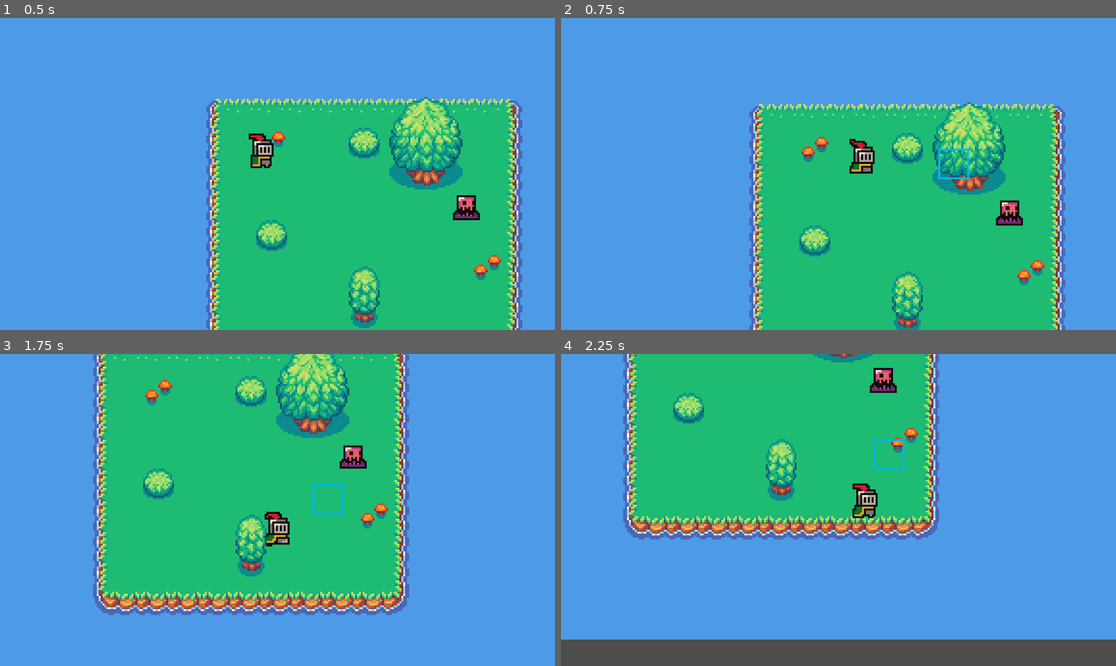
Above: before the commit, frames 1-4 (two rows, left to right).
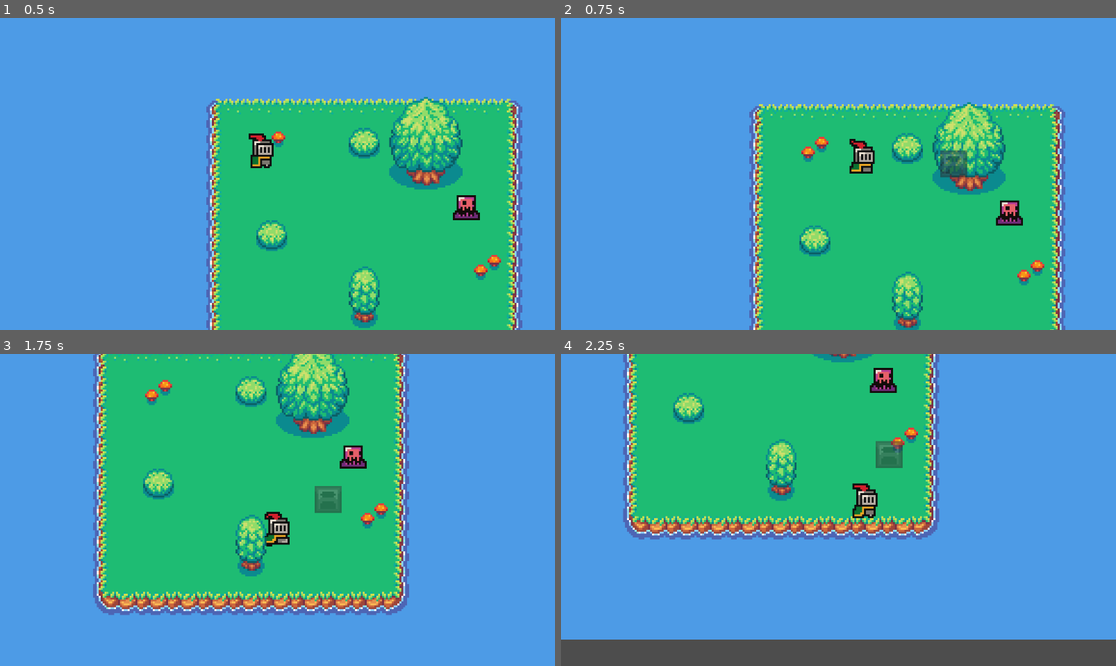
Above: after the commit, the same moments.

Repository: AlexAb123/May-Term
Game: Godot game, scene res://Scenes/Main.tscn
Same seed, same stepped clock (60 frames per second), same inputs: the game is played once before the commit and once after it.
Inputs (mouse positions are in pixels of both pictures, inside the frame that each line leads up to):
- Up to frame 1 (0.5 s): no input
- Up to frame 2 (0.75 s): move the mouse to (960, 158) at 0.52 s; hold D (move_right) from 0.53 s (still down); tap X (x) at 0.6 s; click (960, 158) at 0.67 s
- Up to frame 3 (1.75 s): tap Z (z) at 0.8, 1.35 s; move the mouse to (316, 503) at 1.27 s; release D (move_right) at 1.28 s; hold S (move_down) from 1.28 s (still down); click (316, 503) at 1.42 s; tap X (x) at 1.55 s
- Up to frame 4 (2.25 s): move the mouse to (894, 441) at 2.02 s; release S (move_down) at 2.03 s; hold D (move_right) from 2.03 s (still down); tap X (x) at 2.1 s

Frame 1 is identical in both runs. In frame 2, 0.5% of the frame differs, in the area x 67-74%, y 41-52%; in frame 3, 0.6%, in the area x 56-62%, y 41-52%; in frame 4, 0.6%.

Commit message:
Furnace working

Diff:
--- a/Resources/Items/ITEM_Coal.tres
+++ b/Resources/Items/ITEM_Coal.tres
@@ -1,8 +1,10 @@
-[gd_resource type="Resource" script_class="Item" load_steps=2 format=3 uid="uid://pl5aig4uuqis"]
+[gd_resource type="Resource" script_class="Item" load_steps=3 format=3 uid="uid://pl5aig4uuqis"]
 
 [ext_resource type="Script" path="res://Scripts/Resource Scripts/Item Scripts/Item.gd" id="1_lmm7v"]
+[ext_resource type="Texture2D" uid="uid://5wkpjecv01nj" path="res://assets/Custom Sprites/Coal.png" id="2_s0xd1"]
 
 [resource]
 script = ExtResource("1_lmm7v")
 name = "Coal"
 stackSize = 100
+sprite = ExtResource("2_s0xd1")
--- a/Resources/Items/ITEM_Furnace.tres
+++ b/Resources/Items/ITEM_Furnace.tres
@@ -1,12 +1,12 @@
 [gd_resource type="Resource" script_class="PlaceableItem" load_steps=4 format=3 uid="uid://ctegtfrflqve6"]
 
-[ext_resource type="PackedScene" uid="uid://bjk5l1x1d6v8n" path="res://Scenes/Building Scenes/Recipe Building Scenes/Furnace.tscn" id="1_1jaia"]
+[ext_resource type="PackedScene" uid="uid://413lxhppw7hu" path="res://Scenes/Building Scenes/Recipe Building Scenes/Furnace.tscn" id="1_1jaia"]
 [ext_resource type="Script" path="res://Scripts/Resource Scripts/Item Scripts/Placeable_Item.gd" id="2_08mpj"]
-[ext_resource type="Texture2D" uid="uid://w7elyw5vk47k" path="res://assets/sprites/pixil-frame-0.png" id="3_8te27"]
+[ext_resource type="Texture2D" uid="uid://wuof8losfo5a" path="res://assets/Custom Sprites/Furnace.Off.png" id="3_jb2x4"]
 
 [resource]
 script = ExtResource("2_08mpj")
 buildingScene = ExtResource("1_1jaia")
 name = "Furnace"
 stackSize = 10
-sprite = ExtResource("3_8te27")
+sprite = ExtResource("3_jb2x4")
--- a/Resources/Items/ITEM_Iron_Bar.tres
+++ b/Resources/Items/ITEM_Iron_Bar.tres
@@ -1,8 +1,10 @@
-[gd_resource type="Resource" script_class="Item" load_steps=2 format=3 uid="uid://dw8inog3jyjvp"]
+[gd_resource type="Resource" script_class="Item" load_steps=3 format=3 uid="uid://dw8inog3jyjvp"]
 
 [ext_resource type="Script" path="res://Scripts/Resource Scripts/Item Scripts/Item.gd" id="1_7gkaj"]
+[ext_resource type="Texture2D" uid="uid://2l6je4ebptf6" path="res://assets/Custom Sprites/Iron_Bar.png" id="2_itc1b"]
 
 [resource]
 script = ExtResource("1_7gkaj")
 name = "Iron Bar"
 stackSize = 100
+sprite = ExtResource("2_itc1b")
--- a/Resources/Items/ITEM_Iron_Ore.tres
+++ b/Resources/Items/ITEM_Iron_Ore.tres
@@ -1,8 +1,10 @@
-[gd_resource type="Resource" script_class="Item" load_steps=2 format=3 uid="uid://y3y7pjfvyfnd"]
+[gd_resource type="Resource" script_class="Item" load_steps=3 format=3 uid="uid://y3y7pjfvyfnd"]
 
 [ext_resource type="Script" path="res://Scripts/Resource Scripts/Item Scripts/Item.gd" id="1_2aiqf"]
+[ext_resource type="Texture2D" uid="uid://c0xk7signe0q1" path="res://assets/Custom Sprites/Iron_Ore.png" id="2_65qyh"]
 
 [resource]
 script = ExtResource("1_2aiqf")
 name = "Iron Ore"
 stackSize = 100
+sprite = ExtResource("2_65qyh")
--- a/Scenes/Building Scenes/Base Building Scenes/Building.tscn
+++ b/Scenes/Building Scenes/Base Building Scenes/Building.tscn
@@ -15,11 +15,10 @@
 shape = SubResource("RectangleShape2D_e6rv2")
 
 [node name="Sprite2D" type="Sprite2D" parent="."]
-scale = Vector2(0.01, 0.01)
 
 [node name="Area2D" type="Area2D" parent="."]
 
-[node name="CollisionShape2D" type="CollisionShape2D" parent="Area2D"]
+[node name="AreaCollisionShape2D" type="CollisionShape2D" parent="Area2D"]
 shape = SubResource("RectangleShape2D_3j7wk")
 
 [connection signal="input_event" from="Area2D" to="." method="_on_area_2d_input_event"]
--- a/Scenes/Building Scenes/Base Building Scenes/DefenseBuilding.tscn
+++ b/Scenes/Building Scenes/Base Building Scenes/DefenseBuilding.tscn
@@ -5,7 +5,9 @@
 
 [node name="DefenseBuilding" instance=ExtResource("1_1tcue")]
 script = ExtResource("2_6b44f")
-health = 0
-damage = 0
-fire_rate = 0.0
-range = 0.0
+deconstruct_time = null
+size = null
+health = null
+damage = null
+fire_rate = null
+range = null
--- a/Scenes/Building Scenes/Base Building Scenes/RecipeBuilding.tscn
+++ /dev/null
@@ -1,8 +0,0 @@
-[gd_scene load_steps=3 format=3 uid="uid://413lxhppw7hu"]
-
-[ext_resource type="PackedScene" uid="uid://dbg5hg88ngfkg" path="res://Scenes/Building Scenes/Base Building Scenes/Building.tscn" id="1_7n2qf"]
-[ext_resource type="Script" path="res://Scripts/Building Scripts/RecipeBuilding.gd" id="2_x1d87"]
-
-[node name="RecipeBuilding" instance=ExtResource("1_7n2qf")]
-script = ExtResource("2_x1d87")
-recipes = Array[Resource("res://Scripts/Resource Scripts/Recipe Scripts/Recipe.gd")]([])
--- a/Scenes/Building Scenes/Recipe Building Scenes/Furnace.tscn
+++ b/Scenes/Building Scenes/Recipe Building Scenes/Furnace.tscn
@@ -1,13 +1,14 @@
-[gd_scene load_steps=4 format=3 uid="uid://bjk5l1x1d6v8n"]
+[gd_scene load_steps=6 format=3 uid="uid://413lxhppw7hu"]
 
-[ext_resource type="PackedScene" uid="uid://413lxhppw7hu" path="res://Scenes/Building Scenes/Base Building Scenes/RecipeBuilding.tscn" id="1_gbcw6"]
-[ext_resource type="Resource" uid="uid://b2nptf5b3kgjr" path="res://Resources/Recipes/RECIPE_Iron_Ore_Smelting.tres" id="2_dqifs"]
-[ext_resource type="Texture2D" uid="uid://w7elyw5vk47k" path="res://assets/sprites/pixil-frame-0.png" id="3_g580d"]
+[ext_resource type="PackedScene" uid="uid://dbg5hg88ngfkg" path="res://Scenes/Building Scenes/Base Building Scenes/Building.tscn" id="1_h0bn5"]
+[ext_resource type="Script" path="res://Scripts/Building Scripts/RecipeBuilding.gd" id="2_w5ucj"]
+[ext_resource type="Resource" uid="uid://b2nptf5b3kgjr" path="res://Resources/Recipes/RECIPE_Iron_Ore_Smelting.tres" id="3_t4pgb"]
+[ext_resource type="Texture2D" uid="uid://du0w48jwxg63r" path="res://assets/Custom Sprites/Furnace_On.png" id="4_dmqp5"]
+[ext_resource type="Texture2D" uid="uid://wuof8losfo5a" path="res://assets/Custom Sprites/Furnace.Off.png" id="5_o64gn"]
 
-[node name="Furnace" instance=ExtResource("1_gbcw6")]
-recipes = Array[Resource("res://Scripts/Resource Scripts/Recipe Scripts/Recipe.gd")]([ExtResource("2_dqifs")])
-deconstruct_time = 0.2
-sprite = ExtResource("3_g580d")
-
-[node name="Sprite2D" parent="." index="1"]
-scale = Vector2(1, 1)
+[node name="Furnace" instance=ExtResource("1_h0bn5")]
+script = ExtResource("2_w5ucj")
+recipes = Array[Resource("res://Scripts/Resource Scripts/Recipe Scripts/Recipe.gd")]([ExtResource("3_t4pgb")])
+on_sprite = ExtResource("4_dmqp5")
+deconstruct_time = 1.0
+sprite = ExtResource("5_o64gn")
--- a/Scripts/Building Scripts/Building.gd
+++ b/Scripts/Building Scripts/Building.gd
@@ -29,6 +29,7 @@
 
 	if deconstruct_timer >= deconstruct_time:
 		deconstruct_timer = 0
+
 		player.is_deconstructing = false
 		deconstruct()
 
--- a/Scripts/Building Scripts/DefenseBuilding.gd
+++ b/Scripts/Building Scripts/DefenseBuilding.gd
@@ -6,6 +6,8 @@
 @export var damage: int
 @export var fire_rate: float
 @export var range: float
+
+@onready var area_shape: CollisionShape2D = $
 
 var hasTarget: bool
 
--- a/Scripts/Building Scripts/RecipeBuilding.gd
+++ b/Scripts/Building Scripts/RecipeBuilding.gd
@@ -3,6 +3,8 @@
 class_name RecipeBuilding
 
 @export var recipes : Array[Recipe]
+
+@export var on_sprite: Texture2D
 
 var selectedRecipe : Recipe
 
@@ -18,10 +20,14 @@
 var timeElapsed = 0
 func _physics_process(delta):
 	super(delta)
+	if left_click_down:
+		selectRecipe(0)
+		startCraft()
 
 	#timer += delta
 	#if timer > 1:
 		##DEBUGGING
+		#
 		#print("Input Items:", inputInventoryItems)
 		#print("Input Amounts:", inputInventoryAmounts)
 		#print()
@@ -32,25 +38,29 @@
 		#print("In Progress:", inProgress)
 		#print()
 		#print("Have enough:", haveEnoughResources())
+		#print(left_click_down)
 		#print()
 		#print("------------------------------------------")
 		##DEBUGGING
 		#timer = 0
-	#
 
 	if selectedRecipe == null:
 		return
 
 	#If we are currently crafting then either add to elapsed time or finish crafting if time is up.
 	if inProgress:
+		sprite2D.texture = on_sprite
 
 		if timeElapsed > selectedRecipe.craftingTime:
 			endCraft()
 		else:
 			timeElapsed += delta
 
+	else:
+		sprite2D.texture = sprite
 	if !inProgress and haveEnoughResources():
 		startCraft()
+
 
 func selectRecipe(recipeIndex : int):
 
--- a/Scripts/Player Scripts/Player.gd
+++ b/Scripts/Player Scripts/Player.gd
@@ -11,8 +11,10 @@
 
 var is_deconstructing: bool = false
 
+func _ready():
+	selected_item_sprite.modulate.a = 0.5
+
 func _physics_process(delta):
-	print(is_deconstructing)
 
 	#Get inputs and move up down left and right.
 	#Normalize vector so that diagonal isn't faster
Binary file added: assets/Custom Sprites/Coal.png
Not shown, added: assets/Custom Sprites/Coal.png.import
Binary file added: assets/Custom Sprites/Furnace.Off.png
Not shown, added: assets/Custom Sprites/Furnace.Off.png.import
Binary file added: assets/Custom Sprites/Furnace_On.png
Not shown, added: assets/Custom Sprites/Furnace_On.png.import
Binary file added: assets/Custom Sprites/Gold_Bar.png
Not shown, added: assets/Custom Sprites/Gold_Bar.png.import
Binary file added: assets/Custom Sprites/Gold_Ore.png
Not shown, added: assets/Custom Sprites/Gold_Ore.png.import
Binary file added: assets/Custom Sprites/Iron_Bar.png
Not shown, added: assets/Custom Sprites/Iron_Bar.png.import
(and 4 more such lines)
